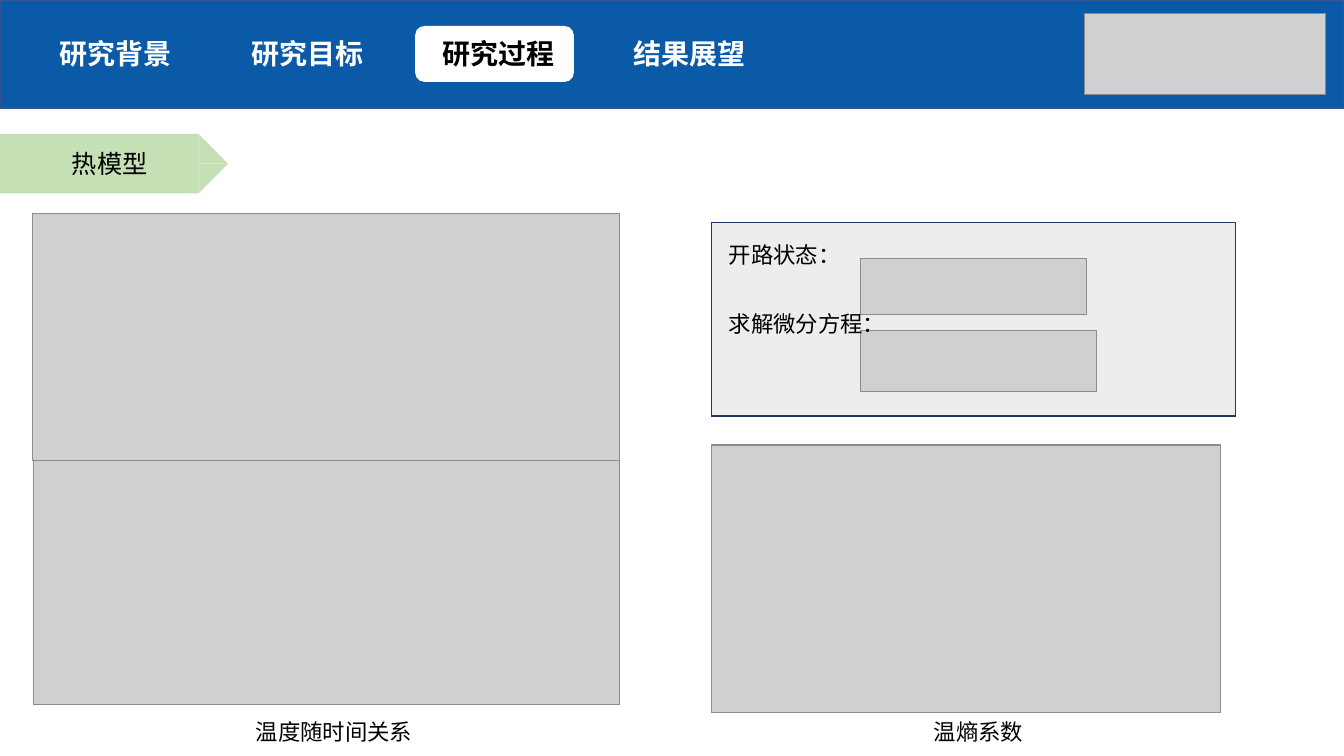
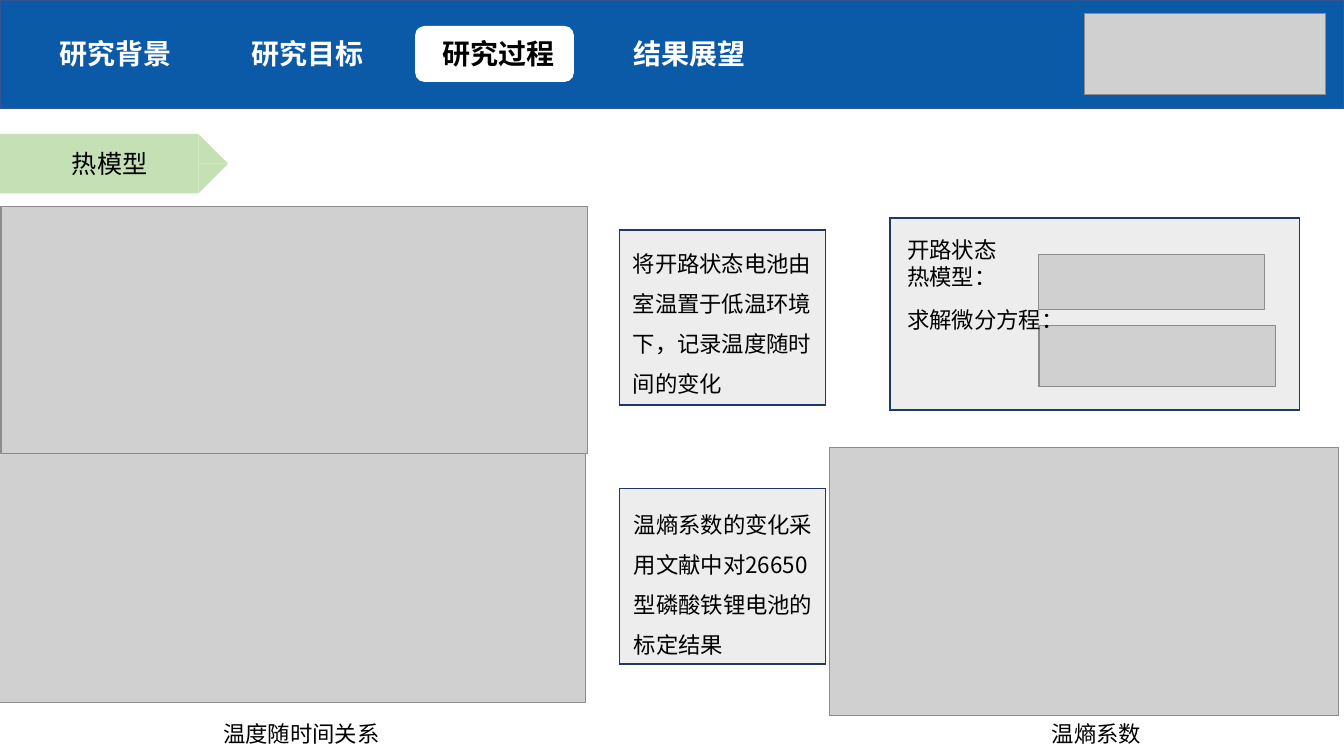
Before and after one commit to SudaSoda/Graduation-Design, a slide deck: slide 10 of Output/毕设答辩_赵杰_1452047.pptx. Drawn at 1344x756 pixels with LibreOffice and Linux fonts; fonts in the diff are those of the drawing; grey boxes stand for pictures. Boxes give left, top, right and bottom in pixels: in the first picture for what was removed or moved away, otherwise in the second. Text is boxed around its words. In the diff, an @@ line names an element or a change of style, - is before the commit and + after.

```diff
--- a/Output/毕设答辩_赵杰_1452047.pptx
+++ b/Output/毕设答辩_赵杰_1452047.pptx
@@ picture: place and size @@
-picture at (32, 214, 619, 462)
+picture at (1, 207, 588, 455)
@@ rectangle added at (620, 230, 826, 405), fill #EDEDED, outline #203864 1 pt @@
@@ rectangle: place and size @@
-rectangle at (712, 223, 1236, 416)
+rectangle at (890, 218, 1301, 410)
@@ text at (907, 239, 996, 287): text changed @@
-开路状态：
+开路状态热模型：
@@ text added at (633, 253, 812, 394), 16 pt, text #000000 @@
+将开路状态电池由室温置于低温环境下，记录温度随时间的变化
@@ picture removed at (861, 259, 1087, 315) @@
@@ picture added at (1040, 254, 1265, 310) @@
@@ text "求解微分方程：": place and size @@
-text "求解微分方程：" at (729, 310, 885, 338)
+text "求解微分方程：" at (907, 305, 1063, 333)
@@ picture added at (1040, 326, 1275, 386) @@
@@ picture removed at (861, 331, 1097, 391) @@
@@ picture: place and size @@
-picture at (712, 445, 1221, 713)
+picture at (830, 448, 1339, 716)
@@ picture: place and size @@
-picture at (33, 453, 619, 705)
+picture at (0, 451, 586, 703)
@@ rectangle added at (620, 489, 826, 664), fill #EDEDED, outline #203864 1 pt @@
@@ text added at (634, 514, 813, 575), 16 pt, text #000000 @@
+温熵系数的变化采用文献中对26650型磷酸铁锂电池的标定结果
@@ text "温度随时间关系": place and size @@
-text "温度随时间关系" at (256, 721, 412, 742)
+text "温度随时间关系" at (223, 723, 379, 744)
@@ text "温熵系数": place and size @@
-text "温熵系数" at (934, 721, 1023, 742)
+text "温熵系数" at (1052, 723, 1141, 744)
```
Also in this commit, not shown: 10 other slides changed, 16 other files.
